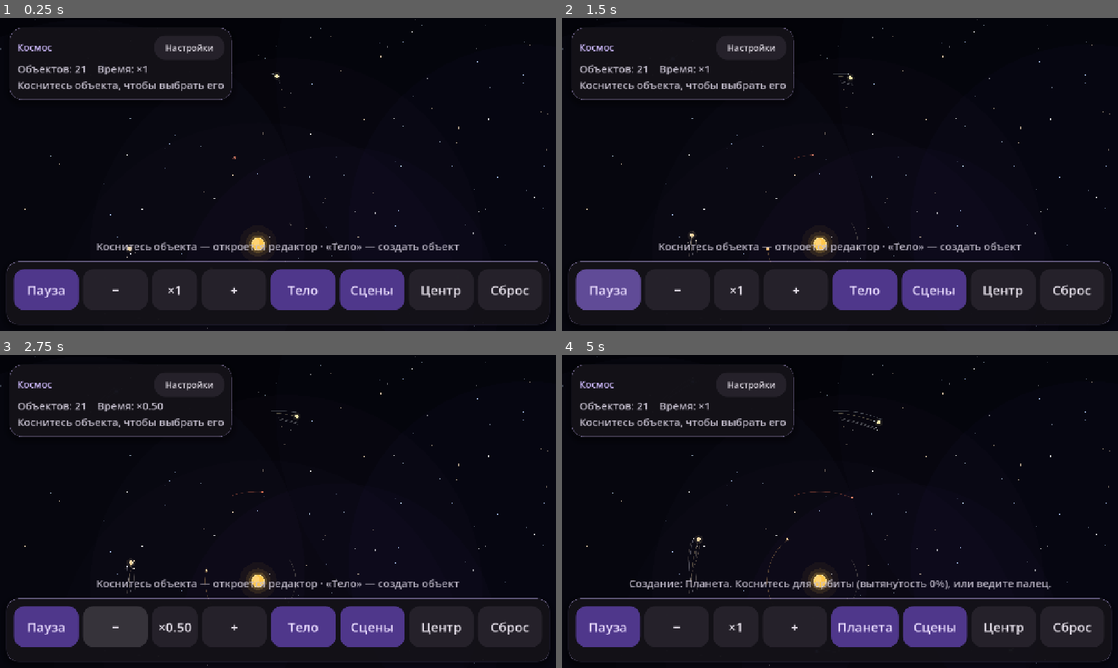
Above: before the commit, frames 1-4 (two rows, left to right).
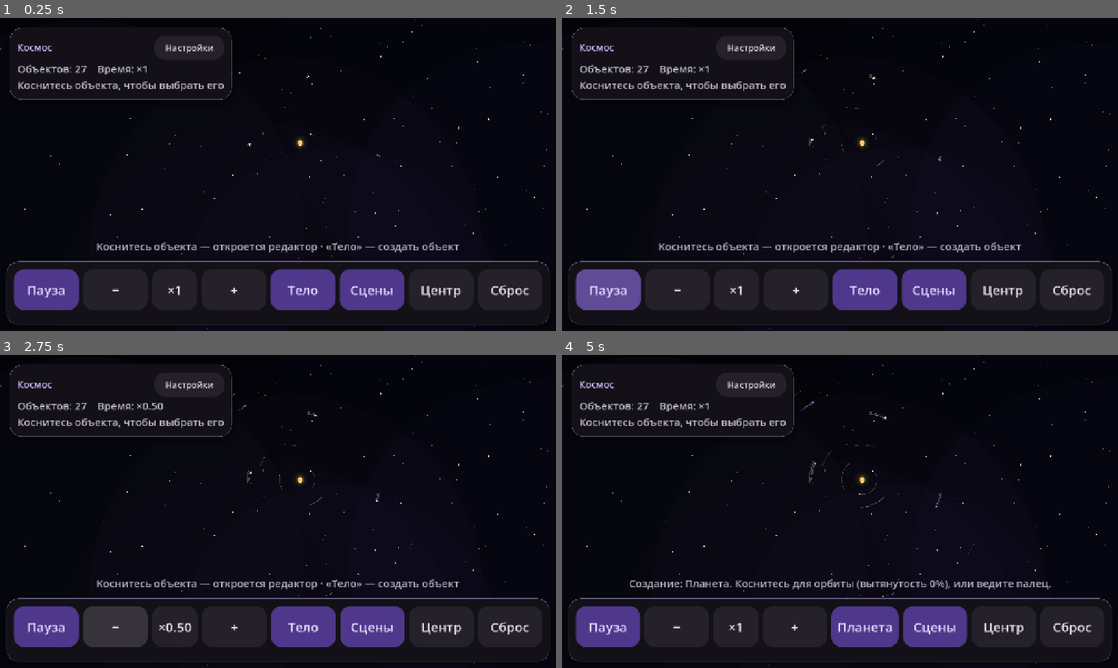
Above: after the commit, the same moments.

Repository: yusibovismail803-glitch/Kosmos
Game: Godot game, scene res://main.tscn
Same seed, same stepped clock (60 frames per second), same inputs: the game is played once before the commit and once after it.
Inputs:
- Up to frame 1 (0.25 s): no input
- Up to frame 2 (1.5 s): click "Настройки" at 0.5 s; click "Пауза" at 1.25 s
- Up to frame 3 (2.75 s): click "−" at 2 s
- Up to frame 4 (5 s): click "+" at 2.75 s; click "Тело" at 3.5 s; click "Планета" at 4.25 s

The runs differ from the first frame. In frame 1, 0.4% of the frame differs, in the area x 14-69%, y 15-77%; in frame 2, 0.5%; in frame 3, 0.5%; in frame 4, 0.7%, in the area x 14-75%, y 11-78%.

Commit message:
Release 1.4: stable solar system, dwarfs and rings

Diff:
--- a/project.godot
+++ b/project.godot
@@ -4,7 +4,7 @@
 [application]
 
 config/name="Космос"
-config/version="1.3"
+config/version="1.4"
 run/main_scene="res://main.tscn"
 config/features=PackedStringArray("4.7", "GL Compatibility")
 config/icon="res://icon.jpg"
--- a/scripts/main.gd
+++ b/scripts/main.gd
@@ -44,6 +44,7 @@
 var spawn_kind := "planet"
 var selected: SpaceBody = null
 var current_preset := "solar"
+var collisions_enabled := true
 var following := false
 var show_barycenter := true
 var satellite_distance := 24.0
@@ -389,6 +390,8 @@
 
 
 func _resolve_collisions() -> void:
+	if not collisions_enabled:
+		return
 	var merged := true
 	while merged:
 		merged = false
@@ -412,6 +415,8 @@
 
 
 func _check_disruptions() -> void:
+	if not collisions_enabled:
+		return
 	if bodies.size() >= MAX_FRAGMENT_BODIES:
 		return
 	for raw in bodies.duplicate():
@@ -681,6 +686,8 @@
 		return "звезда"
 	if b.is_fragment:
 		return "осколок"
+	if b.is_dwarf:
+		return "карликовая планета"
 	return "планета"
 
 
@@ -722,6 +729,7 @@
 
 func load_preset(id: String) -> void:
 	current_preset = id
+	collisions_enabled = true
 	following = false
 	_clear()
 	_trail_timer = 0.0
@@ -750,6 +758,7 @@
 
 
 func _preset_solar() -> void:
+	collisions_enabled = false
 	var sun := _create_body(Vector2.ZERO, Vector2.ZERO, 6000000.0, 46.0, Color(1.0, 0.78, 0.3), "Солнце", true)
 	var planets := [
 		{"r": 280.0, "mass": 90.0, "rad": 5.0, "color": Color(0.72, 0.68, 0.6), "name": "Меркурий"},
@@ -761,9 +770,29 @@
 		{"r": 1500.0, "mass": 3000.0, "rad": 11.0, "color": Color(0.55, 0.88, 0.9), "name": "Уран"},
 		{"r": 1750.0, "mass": 2800.0, "rad": 11.0, "color": Color(0.45, 0.6, 1.0), "name": "Нептун"},
 	]
+	var dwarfs := [
+		{"r": 800.0, "mass": 40.0, "rad": 3.0, "color": Color(0.62, 0.6, 0.55), "name": "Церера"},
+		{"r": 2050.0, "mass": 80.0, "rad": 3.8, "color": Color(0.78, 0.68, 0.58), "name": "Плутон"},
+		{"r": 2250.0, "mass": 70.0, "rad": 4.2, "color": Color(0.88, 0.9, 0.94), "name": "Хаумея"},
+		{"r": 2450.0, "mass": 55.0, "rad": 3.6, "color": Color(0.72, 0.56, 0.48), "name": "Макемаке"},
+		{"r": 2800.0, "mass": 90.0, "rad": 4.0, "color": Color(0.86, 0.88, 0.95), "name": "Эрида"},
+		{"r": 3300.0, "mass": 60.0, "rad": 3.6, "color": Color(0.82, 0.48, 0.42), "name": "Седна"},
+	]
 	var made := {}
 	for p in planets:
-		made[p["name"]] = _orbit_body(sun, float(p["r"]), float(p["mass"]), float(p["rad"]), p["color"], p["name"])
+		var b: SpaceBody = _orbit_body(sun, float(p["r"]), float(p["mass"]), float(p["rad"]), p["color"], p["name"])
+		_script_orbit(b, sun, float(p["r"]))
+		made[p["name"]] = b
+	for p in dwarfs:
+		var d: SpaceBody = _orbit_body(sun, float(p["r"]), float(p["mass"]), float(p["rad"]), p["color"], p["name"])
+		d.is_dwarf = true
+		_script_orbit(d, sun, float(p["r"]))
+		made[p["name"]] = d
+	_set_ring(made["Юпитер"], 1.35, 2.05, Color(0.85, 0.78, 0.62, 0.18), -0.25)
+	_set_ring(made["Сатурн"], 1.35, 2.55, Color(0.96, 0.86, 0.62, 0.68), -0.38)
+	_set_ring(made["Уран"], 1.45, 2.05, Color(0.62, 0.85, 0.9, 0.32), 0.55)
+	_set_ring(made["Нептун"], 1.5, 2.15, Color(0.55, 0.7, 1.0, 0.26), 0.18)
+	_set_ring(made["Хаумея"], 1.45, 2.2, Color(0.8, 0.9, 1.0, 0.45), -0.22)
 	_add_scripted_moon(made["Земля"], 15.0, 8.0, 3.0, Color(0.8, 0.82, 0.85), "Луна")
 	_add_scripted_moon(made["Юпитер"], 26.0, 12.0, 3.5, Color(0.85, 0.75, 0.6), "Ио")
 	_add_scripted_moon(made["Юпитер"], 38.0, 7.0, 2.6, Color(0.9, 0.9, 0.95), "Европа")
@@ -1085,7 +1114,10 @@
 		return
 	var b := selected
 	var before := _body_kind_label(b)
-	b.mass = clampf(b.mass * factor, 1.0, 1000000000000.0)
+	var next_mass := clampf(b.mass * factor, 1.0, 1000000000000.0)
+	if b.scripted and next_mass < STAR_MASS:
+		b.scripted = false
+	b.mass = next_mass
 	_apply_mass_kind(b)
 	_refresh_scripted_orbits(b)
 	b.queue_redraw()
@@ -1108,10 +1140,12 @@
 	if b.mass >= BLACK_HOLE_MASS:
 		b.is_star = true
 		b.is_black_hole = true
+		b.is_dwarf = false
 		b.radius = clampf(10.0 + pow(b.mass, 0.14) * 1.1, 12.0, 30.0)
 	elif b.mass >= STAR_MASS:
 		b.is_star = true
 		b.is_black_hole = false
+		b.is_dwarf = false
 		b.radius = _star_radius(b.mass)
 	else:
 		b.is_star = false
@@ -1126,7 +1160,7 @@
 
 
 func _rename_body_for_kind(b: SpaceBody, kind: String) -> void:
-	var prefixes := ["Чёрная дыра ", "Черная дыра ", "Звезда ", "Планета ", "Осколок ", "Астероид ", "Комета ", "Чёрная дыра", "Черная дыра", "Звезда", "Планета", "Осколок", "Астероид", "Комета"]
+	var prefixes := ["Карликовая планета ", "Чёрная дыра ", "Черная дыра ", "Звезда ", "Планета ", "Осколок ", "Астероид ", "Комета ", "Карликовая планета", "Чёрная дыра", "Черная дыра", "Звезда", "Планета", "Осколок", "Астероид", "Комета"]
 	var base := b.body_name
 	for p in prefixes:
 		if base.begins_with(p):
@@ -1140,6 +1174,8 @@
 			title = "Звезда"
 		"планета":
 			title = "Планета"
+		"карликовая планета":
+			title = "Карликовая планета"
 		"осколок":
 			title = "Осколок"
 		_:
@@ -1204,12 +1240,24 @@
 
 func _add_scripted_moon(parent: SpaceBody, dist: float, mass: float, rad: float, col: Color, nm: String) -> SpaceBody:
 	var moon := _add_moon(parent, dist, mass, rad, col, nm)
-	moon.scripted = true
-	moon.orbit_parent = parent
-	moon.orbit_radius = dist
-	moon.orbit_angle = (moon.position - parent.position).angle()
-	moon.orbit_speed = _circular_speed(parent.mass, dist) / dist
+	_script_orbit(moon, parent, dist)
 	return moon
+
+
+func _script_orbit(b: SpaceBody, parent: SpaceBody, dist: float) -> void:
+	b.scripted = true
+	b.orbit_parent = parent
+	b.orbit_radius = dist
+	b.orbit_angle = (b.position - parent.position).angle()
+	b.orbit_speed = _circular_speed(parent.mass, dist) / dist
+
+
+func _set_ring(b: SpaceBody, inner: float, outer: float, color: Color, tilt: float) -> void:
+	b.ring_inner_ratio = maxf(inner, 1.02)
+	b.ring_outer_ratio = maxf(outer, b.ring_inner_ratio + 0.05)
+	b.ring_color = color
+	b.ring_tilt = tilt
+	b.queue_redraw()
 
 
 func _finish_aim() -> void:
--- a/scripts/space_body.gd
+++ b/scripts/space_body.gd
@@ -9,8 +9,13 @@
 var is_star := false
 var is_black_hole := false
 var is_fragment := false
+var is_dwarf := false
 var selected := false
 var tidal_immune := 0.0
+var ring_inner_ratio := 0.0
+var ring_outer_ratio := 0.0
+var ring_color := Color(0.9, 0.85, 0.7, 0.5)
+var ring_tilt := 0.0
 var trail := PackedVector2Array()
 var scripted := false
 var collides_scripted := false
@@ -27,6 +32,8 @@
 
 
 func _draw() -> void:
+	if not is_star and ring_outer_ratio > 0.0:
+		_draw_rings()
 	if is_black_hole:
 		var glow := Color(1.0, 0.62, 0.30)
 		draw_circle(Vector2.ZERO, radius * 3.2, Color(glow.r, glow.g, glow.b, 0.05))
@@ -50,3 +57,20 @@
 
 	if selected:
 		draw_arc(Vector2.ZERO, radius * 1.75, 0.0, TAU, 48, Color(0.75, 0.9, 1.0, 0.95), maxf(1.5, radius * 0.07), true)
+
+
+func _draw_rings() -> void:
+	var segments := 80
+	var inner := radius * ring_inner_ratio
+	var outer := radius * ring_outer_ratio
+	var squash := 0.30
+	var bands := 6
+	for k in bands:
+		var f := float(k) / float(bands - 1)
+		var rr := lerpf(inner, outer, f)
+		var alpha := ring_color.a * (0.45 + 0.55 * sin(f * PI))
+		var pts := PackedVector2Array()
+		for i in segments + 1:
+			var t := TAU * float(i) / float(segments)
+			pts.append(Vector2(cos(t) * rr, sin(t) * rr * squash).rotated(ring_tilt))
+		draw_polyline(pts, Color(ring_color.r, ring_color.g, ring_color.b, alpha), maxf(1.0, radius * 0.09), true)
Not shown, changed: MEMORIA.md
